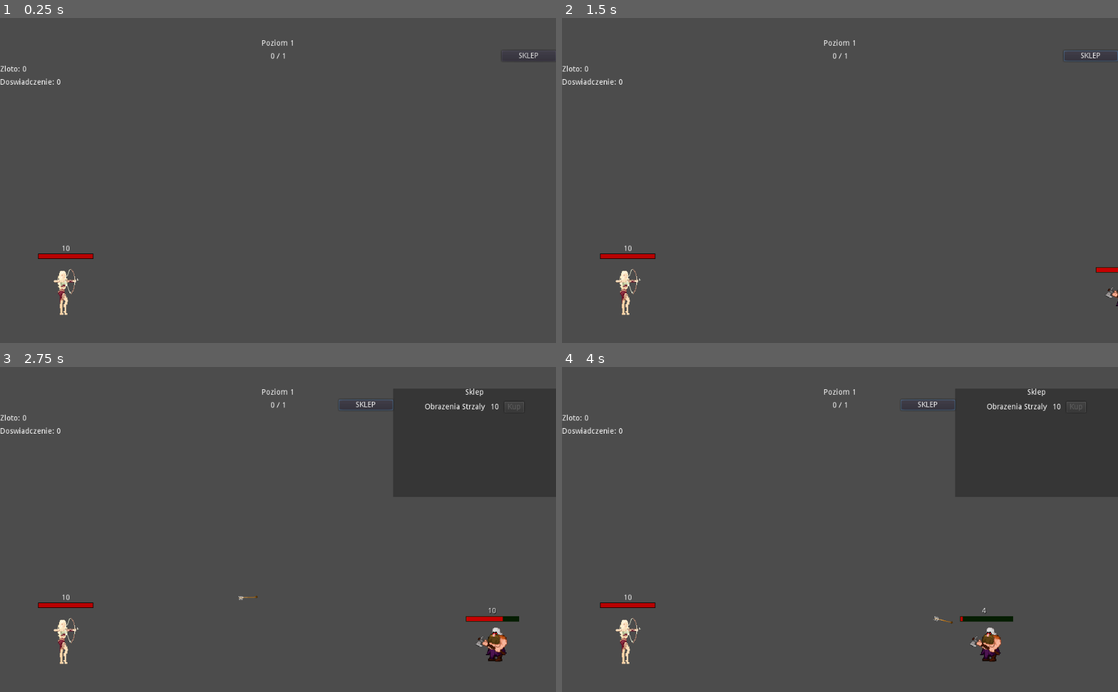
Above: before the commit, frames 1-4 (two rows, left to right).
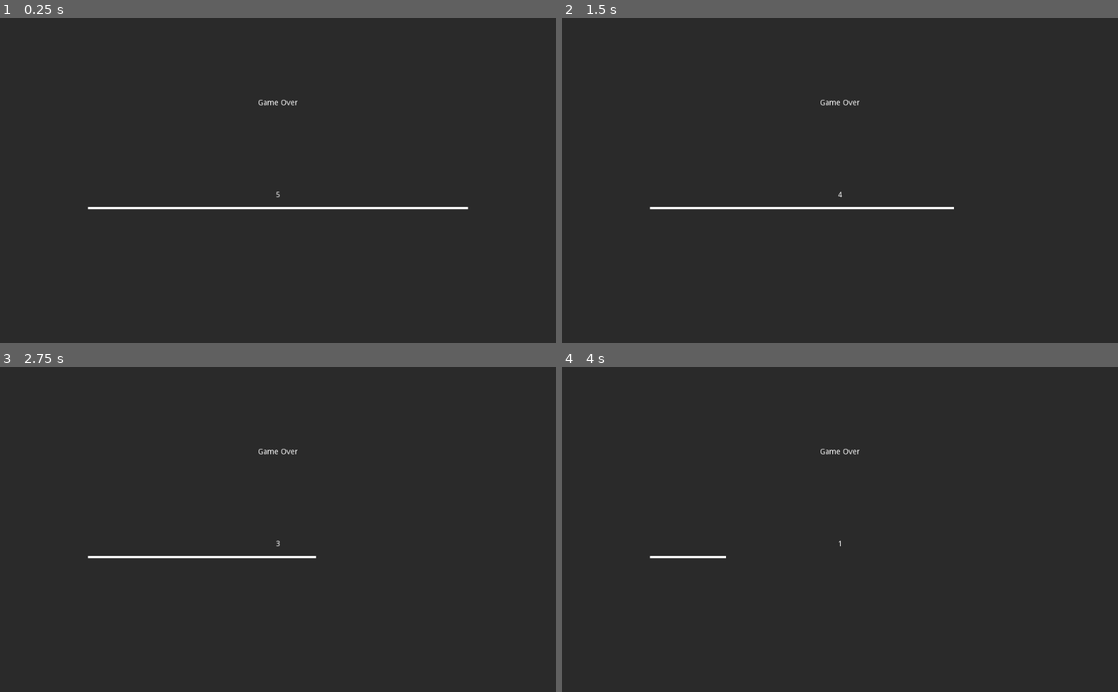
Above: after the commit, the same moments.

Repository: Flying-Octopus-Team/Asterielle
Game: Godot game, scene res://Scenes/World.tscn
The game is run twice, just before and just after one commit, with the same random seed, the same clock (stepped at 60 frames per second) and the same inputs.
Inputs (mouse positions are in pixels of both pictures, inside the frame that each line leads up to):
- Up to frame 1 (0.25 s): no input
- Up to frame 2 (1.5 s): click "SKLEP" at 0.5 s; click "SKLEP" at 1.25 s
- Up to frame 3 (2.75 s): click "SKLEP" at 2 s
- Up to frame 4 (4 s): move the mouse to (962, 513) at 2.77 s; click (962, 513) at 2.85 s; move the mouse to (728, 545) at 3.52 s; click (728, 545) at 3.6 s

The runs differ from the first frame. In frame 1, 100% of the frame differs, in the area x 0-100%, y 0-100%; in frame 2, 100%; in frame 3, 90%; in frame 4, 90%.
Error before the commit: Invalid set index 'max_value' (on base: 'Nil') with value of type 'float'. (res://Scripts/Dwarf.gd:19)

Commit message:
Fix bug + game over screen

Diff:
--- a/Scenes/Dwarf.tscn
+++ b/Scenes/Dwarf.tscn
@@ -12,7 +12,6 @@
 collision_mask = 4
 script = ExtResource( 1 )
 move_speed = 100.0
-damage = 1.0
 
 [node name="Sprite" type="Sprite" parent="."]
 position = Vector2( 0, -25 )
--- a/Scenes/DwarvesSpawner.tscn
+++ b/Scenes/DwarvesSpawner.tscn
@@ -4,8 +4,7 @@
 
 [node name="DwarvesSpawner" type="Node2D"]
 script = ExtResource( 1 )
-current_dwarf_max_hp = 5.0
-current_boss_max_hp = 40.0
+dwarf_max_hp = 5.0
 
 [node name="FirstDwarfTimer" type="Timer" parent="."]
 one_shot = true
--- /dev/null
+++ b/Scenes/GameOverScreen.tscn
@@ -0,0 +1,53 @@
+[gd_scene load_steps=3 format=2]
+
+[ext_resource path="res://Scripts/GameOverScreen.gd" type="Script" id=1]
+[ext_resource path="res://Textures/OnePixel.png" type="Texture" id=2]
+
+[node name="GameOverScreen" type="Control"]
+anchor_right = 1.0
+anchor_bottom = 1.0
+script = ExtResource( 1 )
+
+[node name="CanvasLayer" type="CanvasLayer" parent="."]
+layer = 10
+
+[node name="ColorRect" type="ColorRect" parent="CanvasLayer"]
+anchor_right = 1.0
+anchor_bottom = 1.0
+color = Color( 0.168627, 0.168627, 0.168627, 1 )
+
+[node name="GameOverLabel" type="Label" parent="CanvasLayer"]
+anchor_right = 1.0
+margin_top = 150.0
+margin_bottom = 114.0
+text = "Game Over"
+align = 1
+
+[node name="RestartLeftTimer" type="Label" parent="CanvasLayer"]
+anchor_top = 0.5
+anchor_right = 1.0
+anchor_bottom = 0.5
+margin_top = 20.0
+margin_bottom = 34.0
+text = "29"
+align = 1
+
+[node name="LeftTimeBar" type="TextureProgress" parent="CanvasLayer"]
+anchor_left = 0.5
+anchor_top = 0.5
+anchor_right = 0.5
+anchor_bottom = 0.5
+margin_left = -0.5
+margin_top = 50.0
+margin_right = 0.5
+margin_bottom = 0.5
+rect_scale = Vector2( 700, 4 )
+rect_pivot_offset = Vector2( 0.5, 0.5 )
+value = 100.0
+texture_progress = ExtResource( 2 )
+
+[node name="RestartTimer" type="Timer" parent="."]
+wait_time = 5.0
+one_shot = true
+autostart = true
+[connection signal="timeout" from="RestartTimer" to="." method="_on_RestartTimer_timeout"]
--- a/Scenes/World.tscn
+++ b/Scenes/World.tscn
@@ -1,12 +1,13 @@
-[gd_scene load_steps=9 format=2]
+[gd_scene load_steps=10 format=2]
 
 [ext_resource path="res://Scripts/World.gd" type="Script" id=1]
 [ext_resource path="res://Scripts/GameData.gd" type="Script" id=2]
 [ext_resource path="res://Scripts/LevelManager.gd" type="Script" id=3]
 [ext_resource path="res://Scenes/Elf.tscn" type="PackedScene" id=4]
 [ext_resource path="res://Scenes/DwarvesSpawner.tscn" type="PackedScene" id=5]
-[ext_resource path="res://Scripts/Shop.gd" type="Script" id=6]
-[ext_resource path="res://Scenes/Item.tscn" type="PackedScene" id=7]
+[ext_resource path="res://Scenes/GameOverScreen.tscn" type="PackedScene" id=6]
+[ext_resource path="res://Scripts/Shop.gd" type="Script" id=7]
+[ext_resource path="res://Scenes/Item.tscn" type="PackedScene" id=8]
 
 [sub_resource type="RectangleShape2D" id=1]
 extents = Vector2( 537.558, 30.0002 )
@@ -29,6 +30,8 @@
 
 [node name="DwarvesSpawner" parent="." instance=ExtResource( 5 )]
 position = Vector2( 1081.97, 544.587 )
+
+[node name="GameOverScreen" parent="." instance=ExtResource( 6 )]
 
 [node name="Ground" type="Area2D" parent="."]
 position = Vector2( 569.18, 577.345 )
--- a/Scripts/Dwarf.gd
+++ b/Scripts/Dwarf.gd
@@ -3,19 +3,24 @@
 signal died
 
 export(float) var move_speed
-export(float) var damage
 
 var velocity : Vector2
 var hp
+var damage
 
-onready var hp_bar = find_node("HPBar")
-onready var hp_label = find_node("HPLabel")
+var elf
+
+onready var hp_bar
+onready var hp_label
 
 func _ready():
 	go_forward()
 
 func set_hp(new_hp):
 	hp = new_hp
+	hp_bar = find_node("HPBar")
+	hp_label = find_node("HPLabel")
+
 	hp_bar.max_value = hp
 	hp_bar.value = hp
 	hp_label.text = str(hp)
@@ -23,10 +28,11 @@
 func _physics_process(delta):
 	position += velocity * delta
 
-	#elf = $ElfRayCast.get_collider()
 	if $ElfRayCast.get_collider():
+		elf = $ElfRayCast.get_collider().get_parent()
 		velocity = Vector2.ZERO
-		#$NextAttackTimer.start()
+		$NextAttackTimer.start()
+		set_physics_process(false)
 
 func on_arrow_hit(arrow):
 	hp -= arrow.damage
@@ -44,5 +50,5 @@
 	velocity = Vector2(-move_speed, 0)
 
 func _on_NextAttackTimer_timeout():
-	#elf.on_dwarf_hit(damage)
-	pass
+	if not elf.on_dwarf_hit(damage):
+		queue_free()
--- a/Scripts/DwarvesSpawner.gd
+++ b/Scripts/DwarvesSpawner.gd
@@ -3,40 +3,46 @@
 var Dwarf = load("res://Scenes/Dwarf.tscn")
 var Boss = load("res://Scenes/Boss.tscn")
 
-export(float) var current_dwarf_max_hp : float = 10.0
-export(float) var current_boss_max_hp : float = 20.0
+export(float) var dwarf_max_hp : float = 10.0
+export(float) var dwarf_damage : float = 1.0
+export(float) var boss_max_hp : float = 40.0
+
+var base_dwarf_hp = dwarf_max_hp
+var base_dwarf_damage = dwarf_damage
 
 onready var level_manager = get_parent().get_node("LevelManager")
-
-func _ready():
-	level_manager.connect("spawn_dwarf", self, "on_Spawn_Dwarf")
-	level_manager.connect("spawn_boss", self, "on_Spawn_Boss")
 
 func _on_FirstDwarfTimer_timeout():
 	spawn_dwarf()
 
-func on_Spawn_Dwarf():
-	spawn_dwarf()
-
-func on_Spawn_Boss():
-	spawn_boss()
-
 func spawn_dwarf():
 	var dwarf = Dwarf.instance()
-	#get_parent().add_child(dwarf)
 	get_parent().call_deferred("add_child", dwarf)
 	dwarf.global_position = global_position
-	dwarf.set_hp(current_dwarf_max_hp)
+	dwarf.damage = dwarf_damage
+	dwarf.set_hp(dwarf_max_hp)
 	dwarf.connect("died", level_manager, "on_Dwarf_died")
 
 func spawn_boss():
 	var boss = Boss.instance()
-	get_parent().add_child(boss)
+	get_parent().call_deferred("add_child", boss)
 	boss.global_position = global_position
-	boss.set_max_hp(current_boss_max_hp)
+	boss.set_max_hp(boss_max_hp)
 	boss.connect("died", level_manager, "on_Boss_died")
 	boss.connect("boss_kill_timeout", level_manager, "on_Boss_kill_timeout")
 
-func on_next_level(current_level):
-	current_dwarf_max_hp += current_dwarf_max_hp * current_level * 0.1
-	#current_dwarf_max_hp += 1
+func on_next_level(level : int):
+	dwarf_max_hp += dwarf_max_hp * level * 0.1
+	dwarf_damage += level * 0.1
+
+	if (level-1) % 10 == 0:
+		base_dwarf_hp = dwarf_max_hp
+		base_dwarf_damage = dwarf_damage
+
+func reset_to_base():
+	reset_dwarf_data()
+	spawn_dwarf()
+
+func reset_dwarf_data():
+	dwarf_max_hp = base_dwarf_hp
+	dwarf_damage = base_dwarf_damage
--- a/Scripts/Elf.gd
+++ b/Scripts/Elf.gd
@@ -1,6 +1,6 @@
 extends Node2D
 
-signal died
+signal game_over
 
 export(float) var arrow_speed
 export(float) var arrow_gravity
@@ -21,6 +21,9 @@
 	hp_bar.max_value = hp
 	hp_bar.value = hp
 	hp_label.text = str(hp)
+
+	var level_manager = get_parent().get_node("LevelManager")
+	connect("game_over", level_manager, "on_Game_Over")
 
 func _process(delta):
 	next_arrow_timer -= delta
@@ -55,16 +58,17 @@
 	arrow.velocity = arrow_velocity
 	arrow.damage = arrow_damage
 
-func on_dwarf_hit(dmg):
+func on_dwarf_hit(dmg) -> bool:
 	hp -= dmg
-
-	if hp <= 0:
-		emit_signal("died")
-		queue_free()
-	else:
-		hp_bar.value = hp
 
 	hp_label.text = str(hp)
 
+	if hp <= 0:
+		emit_signal("game_over")
+		return false
+	else:
+		hp_bar.value = hp
+		return true
+
 func restart_arrow_timer():
 	next_arrow_timer = next_arrow_wait_time
--- /dev/null
+++ b/Scripts/GameOverScreen.gd
@@ -0,0 +1,21 @@
+extends Control
+
+signal timeout
+
+onready var game_over_label = find_node("RestartLeftTimer")
+onready var left_time_bar = find_node("LeftTimeBar")
+onready var timer = find_node("RestartTimer")
+
+func _ready():
+	left_time_bar.max_value = ceil(timer.time_left)
+	update_label_and_bar()
+
+func _process(delta):
+	update_label_and_bar()
+
+func update_label_and_bar():
+	game_over_label.text = str(ceil(timer.time_left))
+	left_time_bar.value = ceil(timer.time_left)
+
+func _on_RestartTimer_timeout():
+	emit_signal("timeout")
--- a/Scripts/LevelManager.gd
+++ b/Scripts/LevelManager.gd
@@ -3,8 +3,6 @@
 signal dwarf_died
 signal boss_died
 signal next_level
-signal spawn_dwarf
-signal spawn_boss
 
 export(int) var dwarves_per_level : int = 10
 
@@ -25,7 +23,7 @@
 	set_level_label()
 	set_killed_dwarves_label()
 
-	self.connect("next_level", dwarves_spawner, "on_next_level")
+	connect("next_level", dwarves_spawner, "on_next_level")
 
 func increase_level():
 	current_level += 1
@@ -40,25 +38,28 @@
 
 	if killed_dwarves >= dwarves_per_level:
 		if current_level % 10 == 0:
-			emit_signal("spawn_boss")
+			dwarves_spawner.spawn_boss()
 		else:
 			increase_level()
-			emit_signal("spawn_dwarf")
+			dwarves_spawner.spawn_dwarf()
 	else:
-		emit_signal("spawn_dwarf")
+		dwarves_spawner.spawn_dwarf()
 
 	set_killed_dwarves_label()
 
 func on_Boss_died():
 	emit_signal("boss_died")
 	increase_level()
-	emit_signal("spawn_dwarf")
+	dwarves_spawner.spawn_dwarf()
 	set_killed_dwarves_label()
 
 func on_Boss_kill_timeout():
 	killed_dwarves = 0
-	emit_signal("spawn_dwarf")
+	dwarves_spawner.spawn_dwarf()
 	set_killed_dwarves_label()
+
+func on_Game_Over():
+	dwarves_spawner.reset_to_base()
 
 func set_killed_dwarves_label():
 	killed_dwarves_label.text = str(killed_dwarves, " / ", dwarves_per_level)
Not shown: 2 places in Scenes/World.tscn that only renumber resources
